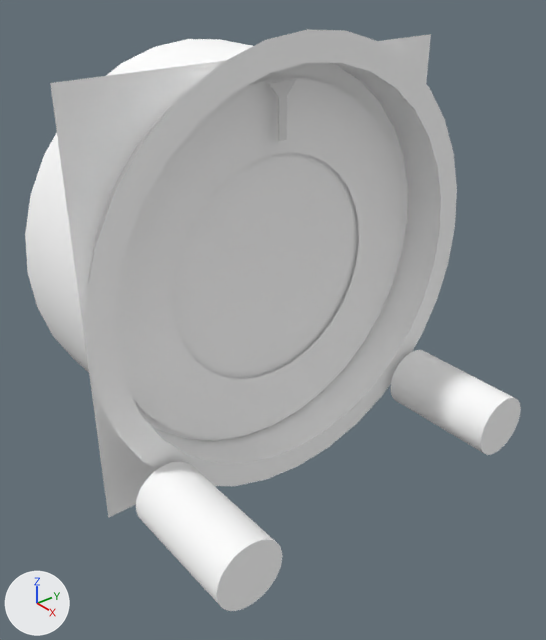
A saved change to the Blender file dev/blender/instruments/hi.blend.
Both versions are drawn from a camera (50 mm lens) standing at (-0.2808, -0.2986, 0.0514) and looking at (-0.3716, -0.226, -0.0104). Lighting does not change. The marker at lower left points along +X, +Y and +Z. The picture after the commit comes second.

Objects in the first picture: 'Case', 'Face', 'Front', 'Hdg-Knob', 'HdgBug', 'OBS-Knob'.
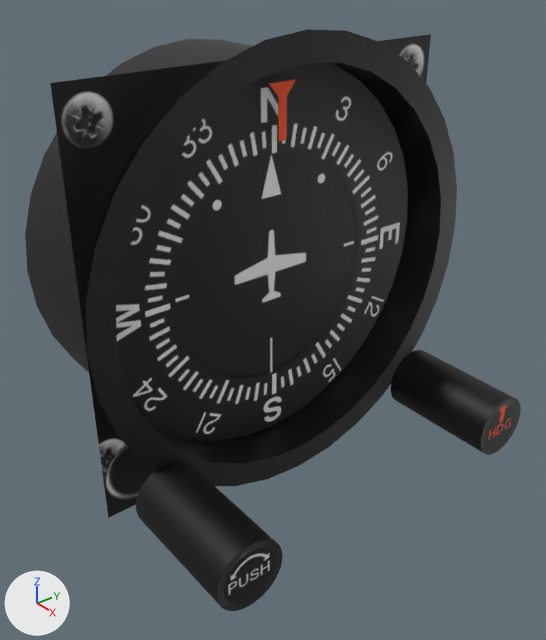
Where the newer file only moved an object's origin or applied its transform, the numbers keep the older frame.

What differs and where, as boxes [x1, y1, x2, y2] in the pictures (546 x 640 px):
'Case', recoloured (white to black): [25, 29, 457, 486] in both
'Front', recoloured (white to black): [50, 34, 431, 518] in both
'Face', recoloured (white to black): [116, 78, 403, 439] in both
'OBS-Knob', recoloured (white to black): [136, 461, 283, 611] in both
'Hdg-Knob', recoloured (white to black): [391, 350, 521, 455] in both
'HdgBug', recoloured (white to red): [269, 79, 297, 141] in both

Patch to the scene script:
```diff
--- a/dev/blender/instruments/hi.blend.py
+++ b/dev/blender/instruments/hi.blend.py
@@ img_hi_png @@
+img_hi_png = load_image('hi.png', '../../../Models/Interior/Panel/Instruments/hi/hi.png', 1024, 512, 'sRGB')
@@ mat_hi @@
+mat_hi = principled_material('hi')
+mat_hi.texture = img_hi_png
@@ me_mesh_000 @@
 me_mesh_000.from_pydata(...)  # 73 vertices, 72 faces; spans x -0.0105..0.0105, y -0.007..0.007, z -0.007..0.007
-me_mesh_000.materials.append(mat_knob)  # white #ffffff
+me_mesh_000.materials.append(mat_hi)  # picture img_hi_png
@@ me_cube_001 @@
 me_cube_001.from_pydata(...)  # 51 vertices, 40 faces; spans x -1.0..1.0, y -1.23..1.23, z -1.26..0.7
-me_cube_001.materials.append(mat_needle)  # white #e7e7e7
+me_cube_001.materials.append(mat_hi)  # picture img_hi_png
@@ me_front @@
 me_front.from_pydata(...)  # 6 vertices, 2 faces; spans x -0.0024, y -0.0381..0.038, z -0.038..0.0381
-me_front.materials.append(mat_defaultwhite_001)  # white #ffffff
+me_front.materials.append(mat_hi)  # picture img_hi_png
@@ me_face @@
 me_face.from_pydata(...)  # 66 vertices, 2 faces; spans x -0.0015, y -0.0333..0.0334, z -0.0334..0.0333
-me_face.materials.append(mat_face)  # white #ffffff
+me_face.materials.append(mat_hi)  # picture img_hi_png
@@ me_mesh_112 @@
 me_mesh_112.from_pydata(...)  # 73 vertices, 72 faces; spans x -0.0105..0.0105, y -0.007..0.007, z -0.007..0.007
-me_mesh_112.materials.append(mat_knob)  # white #ffffff
+me_mesh_112.materials.append(mat_hi)  # picture img_hi_png
@@ me_circle_009 @@
 me_circle_009.from_pydata(...)  # 128 vertices, 64 faces; spans x -0.016..0.016, y -0.04..0.04, z -0.04..0.04
-me_circle_009.materials.append(mat_material_001)  # white #ffffff
+me_circle_009.materials.append(mat_hi)  # picture img_hi_png
```
